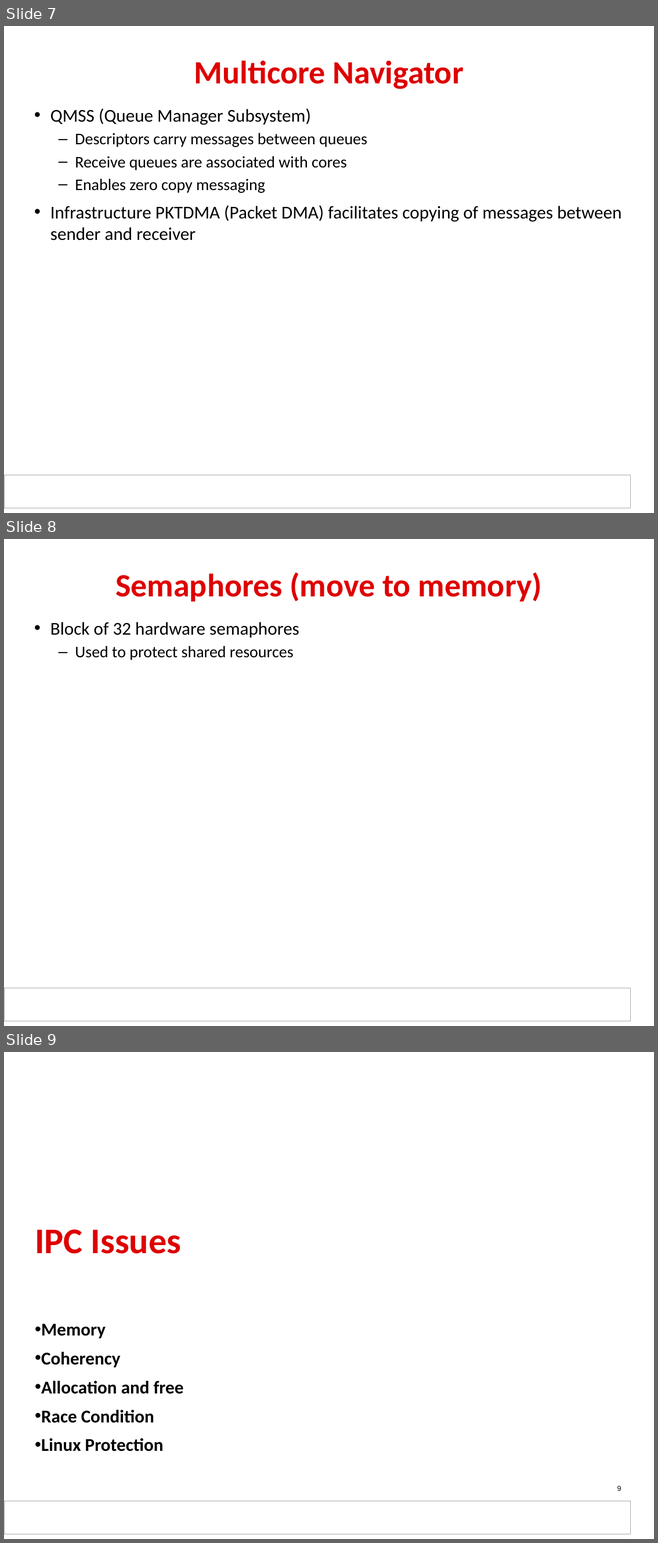
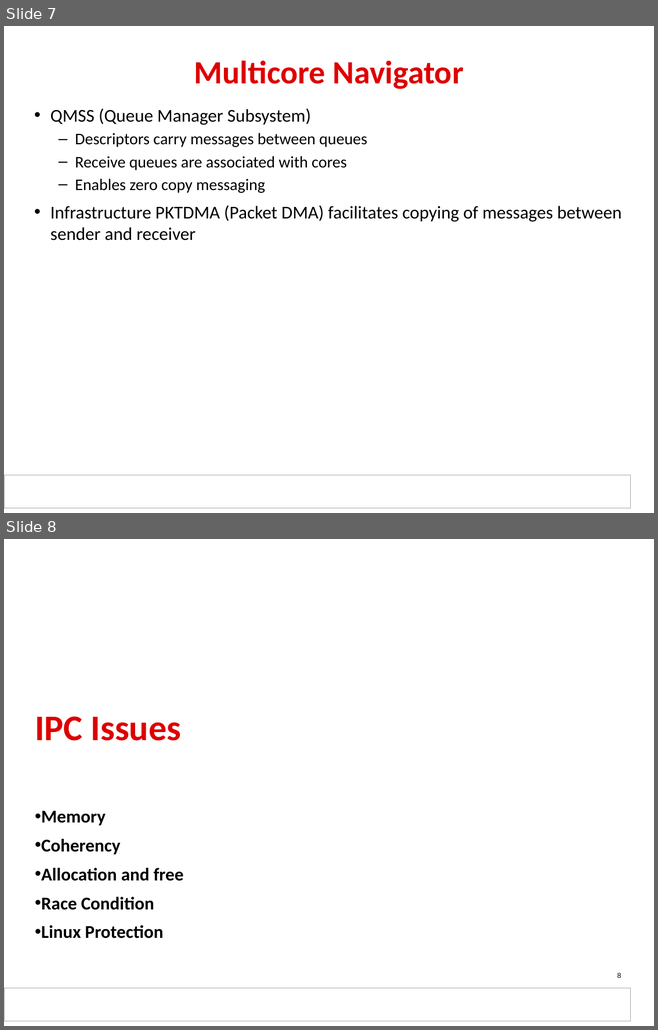
Before and after one commit to hari1989/keystone-workshop, a slide deck: preliminary/ipcForTI_RTOS_Internal.pptx. Shown one above the other, each under a label of ours: slides 7, 8 and 9 before the commit, slides 7 and 8 after it. The pictures are 658x1543 and 658x1030 pixels, drawn with LibreOffice and Linux fonts; fonts in the diff are those of the drawing; background and template pictures are left out. Boxes give left, top, right and bottom in pixels: in the first picture for what was removed or moved away, otherwise in the second. Text is boxed around its words. In the diff, an @@ line names an element or a change of style, - is before the commit and + after.

```diff
--- a/preliminary/ipcForTI_RTOS_Internal.pptx
+++ b/preliminary/ipcForTI_RTOS_Internal.pptx
@@ slide 8 removed at (x1=4, y1=539, x2=654, y2=1026), background #FFFFFF; not listed: 2 template elements that a slide beside it also shows @@
@@ title removed at (x1=115, y1=572, x2=542, y2=602) @@
-Semaphores (move to memory)
@@ text removed at (x1=50, y1=622, x2=299, y2=660) @@
-• Block of 32 hardware semaphores
-  – Used to protect shared resources
@@ what was slide 9 is now slide 8 @@
@@ page number at (x1=617, y1=973, x2=621, y2=978): text changed @@
-9
+8
```
Also in this commit, not shown: 7 slides changed, 1 other slide removed.
